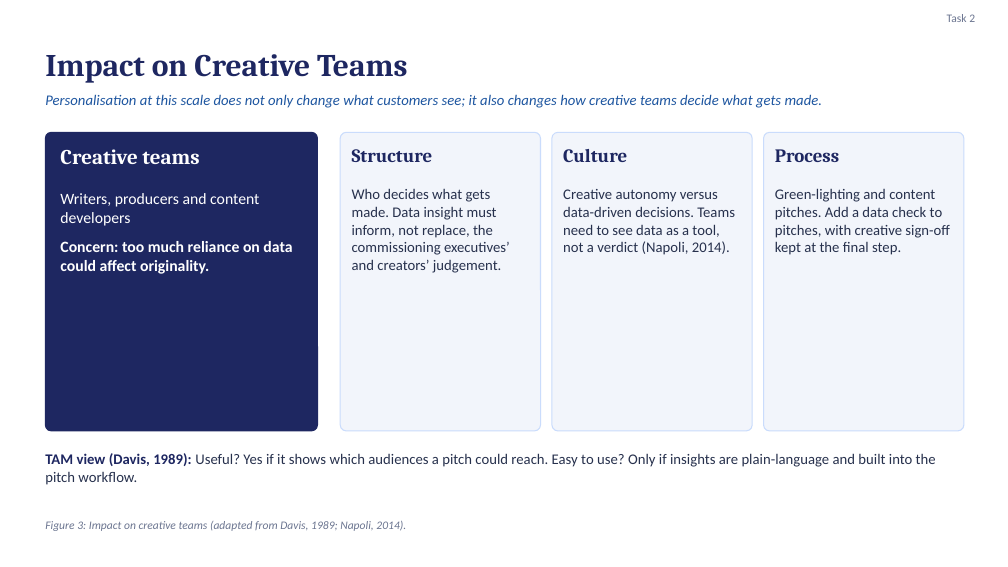
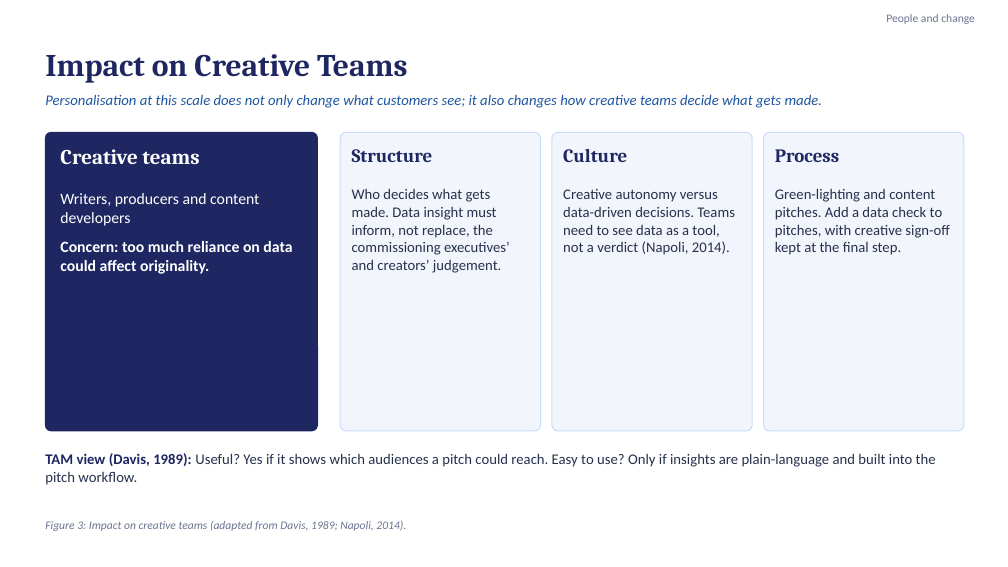
Before and after one commit to karanrg22-svg/skill, a slide deck: slide 6 of Earning-the-Signal_revised.pptx. Drawn at 1008x567 pixels with LibreOffice and Linux fonts; fonts in the diff are those of the drawing. Boxes give left, top, right and bottom in pixels: in the first picture for what was removed or moved away, otherwise in the second. Text is boxed around its words. In the diff, an @@ line names an element or a change of style, - is before the commit and + after.

```diff
--- a/Earning-the-Signal_revised.pptx
+++ b/Earning-the-Signal_revised.pptx
@@ text at [886,14,975,24]: text changed @@
-Task 2
+People and change
```
Also in this commit, not shown: 9 other slides changed.
